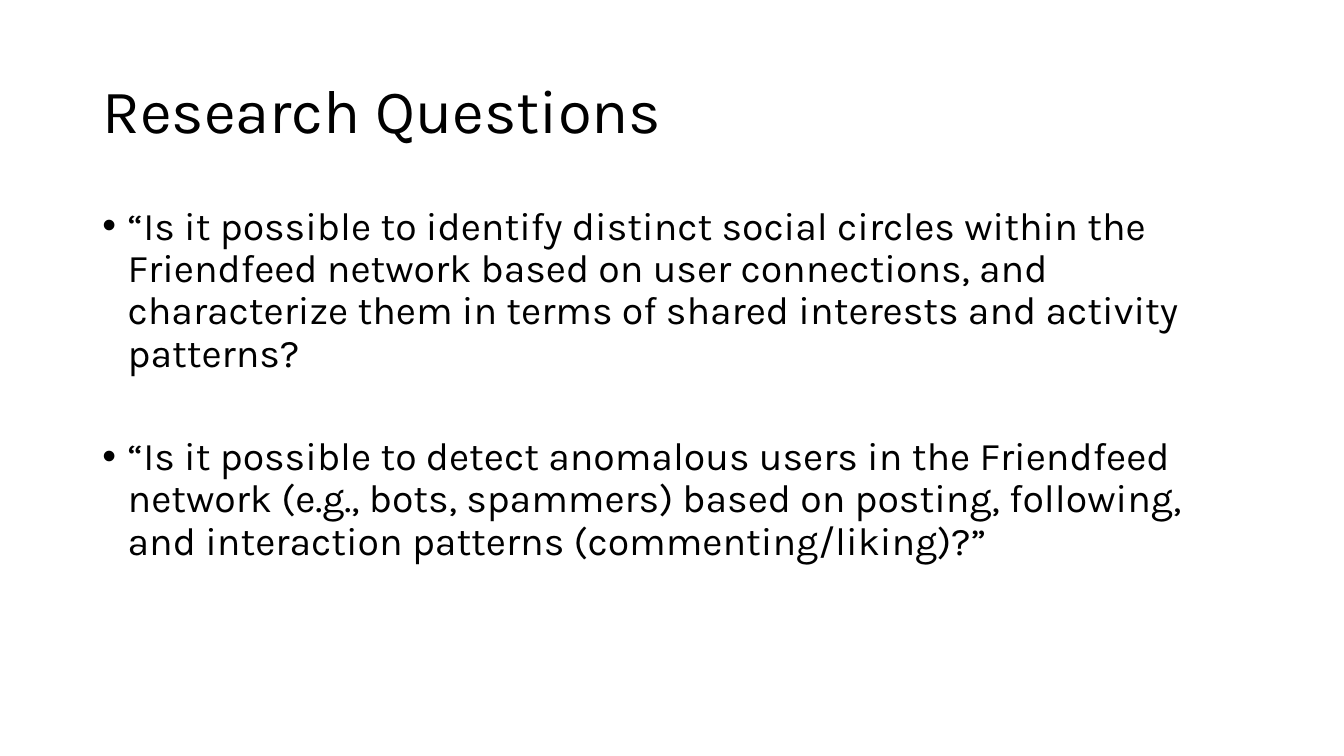
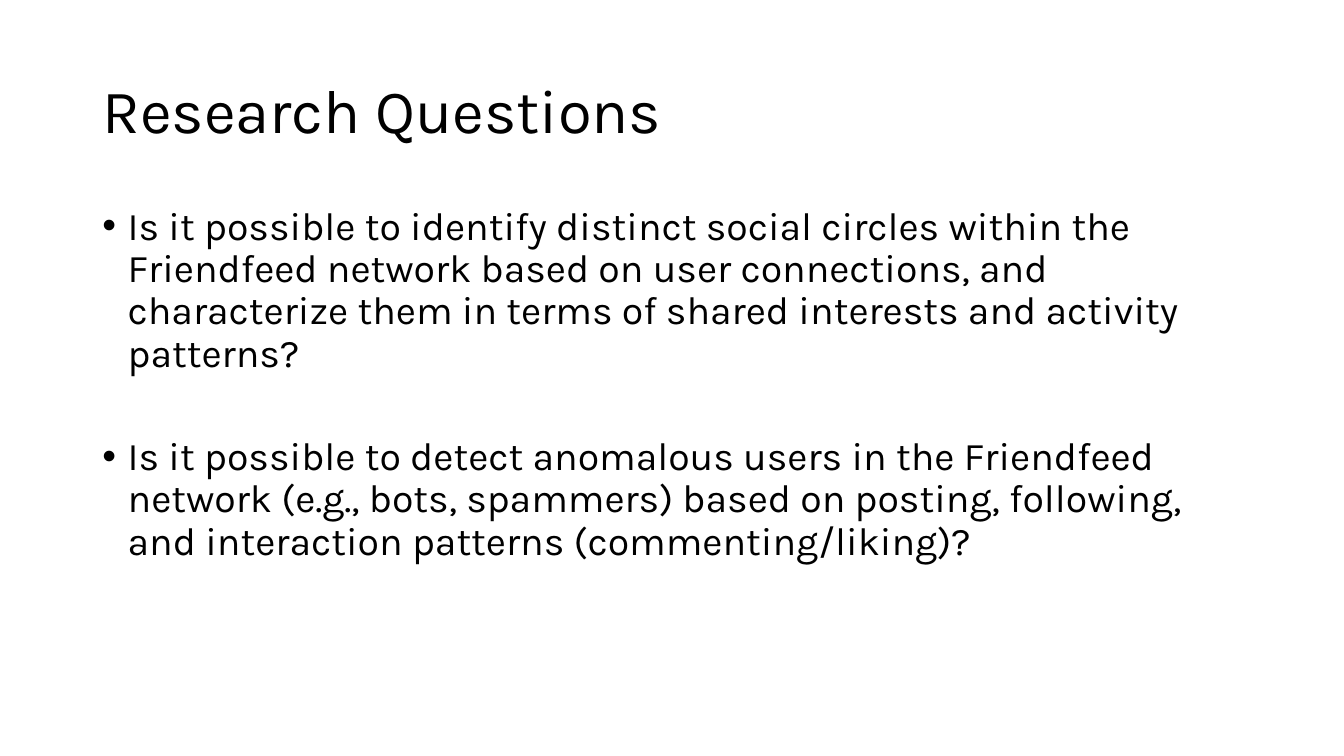
Before and after one commit to jonas-blum/data-mining-1, a slide deck: slide 2 of project/project-presentation.pptx. Drawn at 1344x756 pixels with LibreOffice and Linux fonts; fonts in the diff are those of the drawing. Boxes give left, top, right and bottom in pixels: in the first picture for what was removed or moved away, otherwise in the second. Text is boxed around its words. In the diff, an @@ line names an element or a change of style, - is before the commit and + after.

```diff
--- a/project/project-presentation.pptx
+++ b/project/project-presentation.pptx
@@ text at [128,213,1181,565]: text changed @@
-• “Is it possible to identify distinct social circles within the Friendfeed network based on user connections, and characterize them in terms of shared interests and activity patterns?
-• “Is it possible to detect anomalous users in the Friendfeed network (e.g., bots, spammers) based on posting, following, and interaction patterns (commenting/liking)?”
+• Is it possible to identify distinct social circles within the Friendfeed network based on user connections, and characterize them in terms of shared interests and activity patterns?
+• Is it possible to detect anomalous users in the Friendfeed network (e.g., bots, spammers) based on posting, following, and interaction patterns (commenting/liking)?
```
Also in this commit, not shown: 4 other slides changed, 7 slides added, 2 slides removed, 5 other files.
